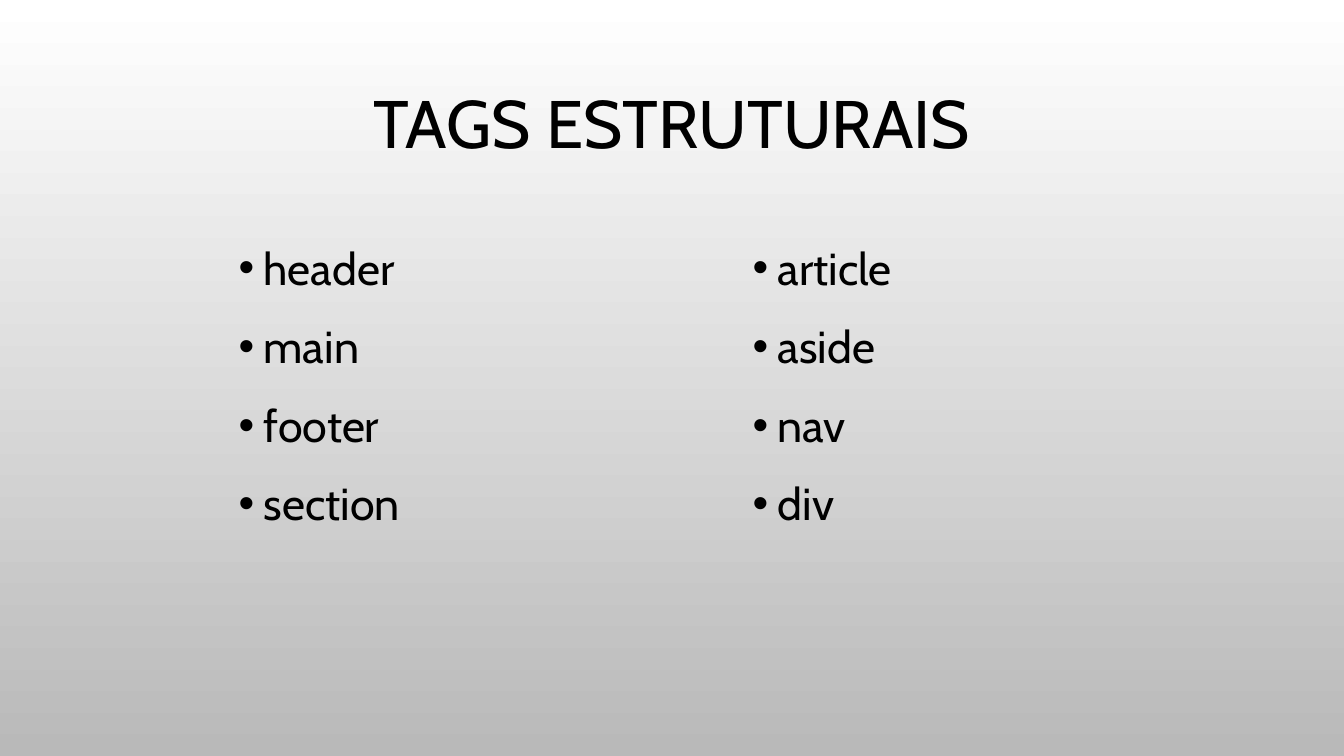
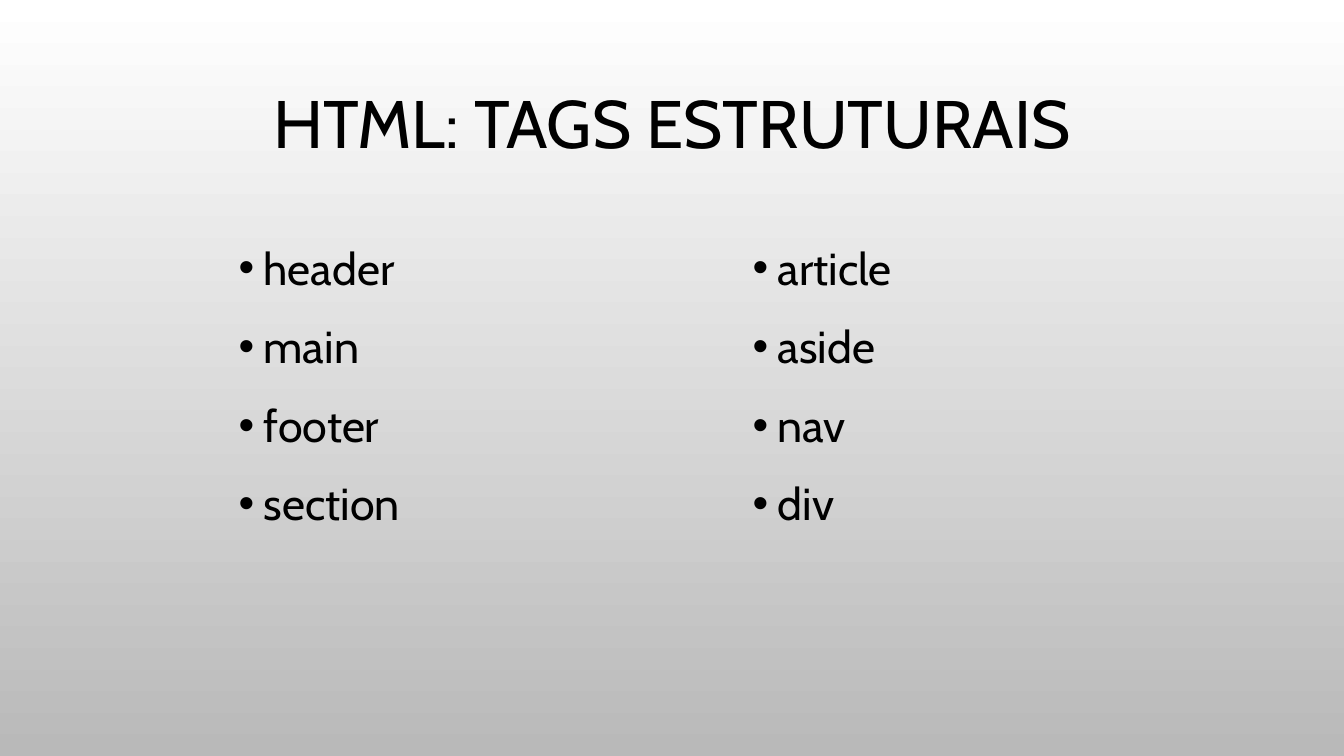
Before and after one commit to JulioCR-Oliveira/Trabalho-Topicos-Especiais, a slide deck: slide 5 of Arquivos/INTRODUÇÃO A FRONT-END.pptx. Drawn at 1344x756 pixels with LibreOffice and Linux fonts; fonts in the diff are those of the drawing; background and template pictures are left out. Boxes give left, top, right and bottom in pixels: in the first picture for what was removed or moved away, otherwise in the second. Text is boxed around its words. In the diff, an @@ line names an element or a change of style, - is before the commit and + after.

```diff
--- a/Arquivos/INTRODUÇÃO A FRONT-END.pptx
+++ b/Arquivos/INTRODUÇÃO A FRONT-END.pptx
@@ title at (273,100,1070,149): text changed @@
-TAGS ESTRUTURAIS
+HTML: TAGS ESTRUTURAIS
```
Also in this commit, not shown: 3 other slides changed, 17 slides added, 1 other file.
